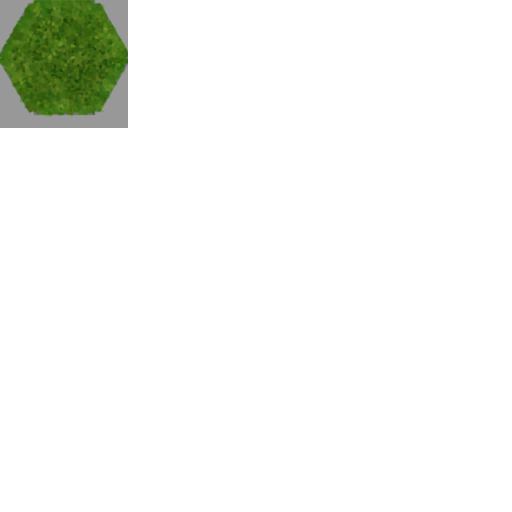
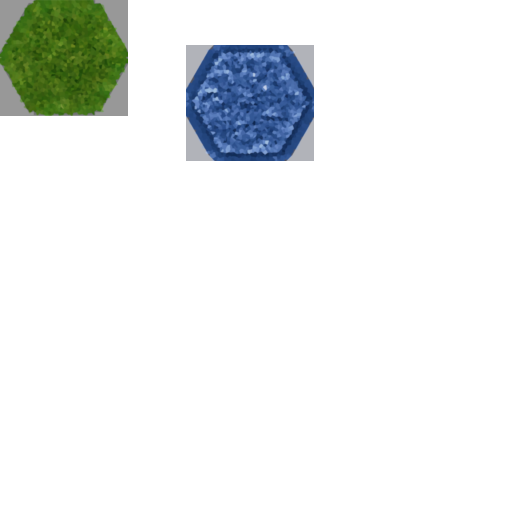
Comparing the layer stacks of the two 512x512 images. Changes:
renamed "Water_Albedo.png" to "water", showed it, painted on it over box(186, 45, 314, 161)
renamed "Pasture_ground_Albedo.png" to "ground", painted on it over box(0, 116, 128, 128)
